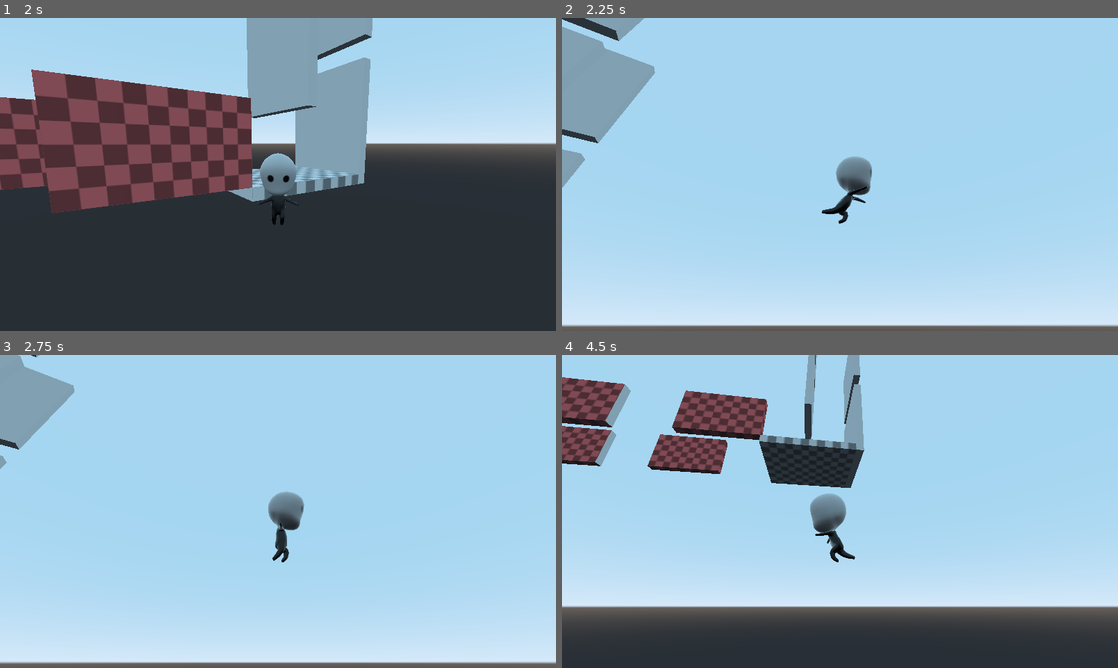
Above: before the commit, frames 1-4 (two rows, left to right).
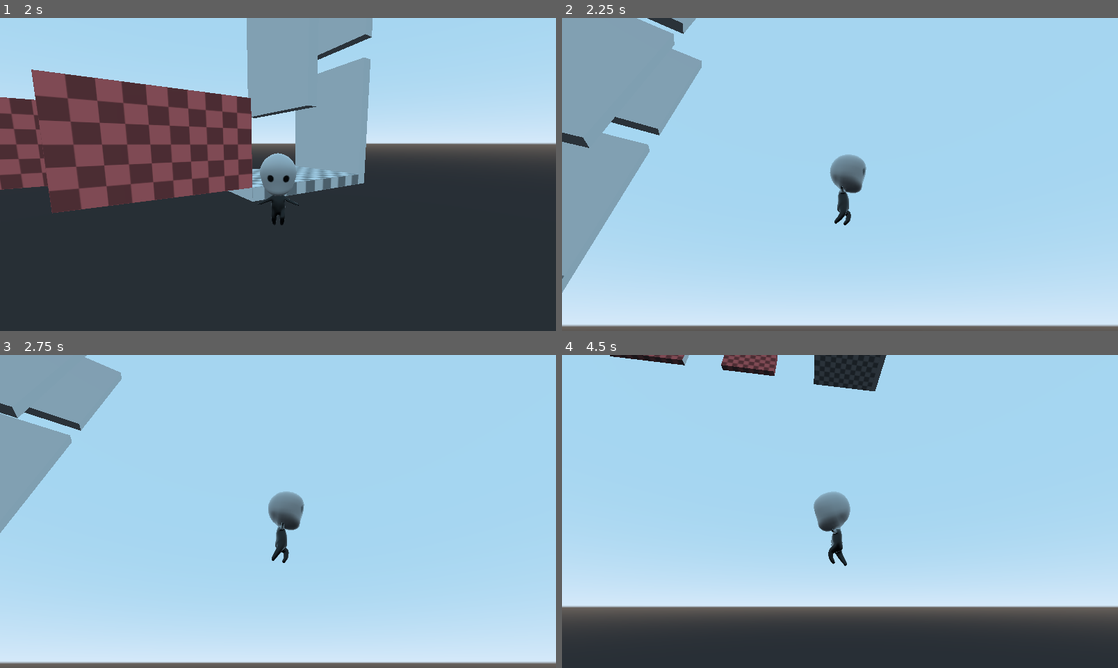
Above: after the commit, the same moments.

Repository: elegist/skyjumper
Game: Godot game, scene res://src/Main.tscn
The game is run twice, just before and just after one commit, with the same random seed, the same clock (stepped at 60 frames per second) and the same inputs.
Inputs (mouse positions are in pixels of both pictures, inside the frame that each line leads up to):
- Up to frame 1 (2 s): move the mouse to (400, 158) at 0.52 s; hold D (move_right) 0.53-1.28 s; hold Shift (dash) 0.53-1.28 s; tap Space (jump) at 0.77, 1.52 s; move the mouse to (166, 190) at 1.27 s; hold S (move_down) from 1.28 s (still down); tap Shift (dash) at 1.35 s
- Up to frame 2 (2.25 s): move the mouse to (895, 105) at 2.02 s; release S (move_down) at 2.03 s; hold D (move_right) from 2.03 s (still down); hold Shift (dash) from 2.03 s (still down)
- Up to frame 3 (2.75 s): keep holding D (move_right); keep holding Shift (dash)
- Up to frame 4 (4.5 s): move the mouse to (812, 574) at 2.77 s; release D (move_right) at 2.78 s; release Shift (dash) at 2.78 s; hold W (move_up) 2.78-3.53 s; tap Shift (dash) at 2.85, 4.35 s; tap Space (jump) at 3.02, 3.77 s; move the mouse to (1006, 558) at 3.52 s; hold Shift (dash) 3.53-4.28 s; hold A (move_left) from 3.53 s (still down); tap Enter at 4.25 s; move the mouse to (673, 464) at 4.27 s

Frame 1 is identical in both runs. In frame 2, 8.4% of the frame differs, in the area x 0-56%, y 0-88%; in frame 3, 4.6%; in frame 4, 12%, in the area x 0-59%, y 0-68%.

Commit message:
Add dash conditions

Diff:
--- a/src/player/Player.gd
+++ b/src/player/Player.gd
@@ -4,6 +4,8 @@
 
 var is_dashing: bool = false
 var is_wall_running: bool = false
+
+var can_dash: bool = false
 
 export var gravity: float = -40.0
 
@@ -86,17 +88,20 @@
 		jump_count = max_jump_count
 		is_dashing = false
 		is_wall_running = false
+		can_dash = true
 
 	if Input.is_action_just_pressed("jump") && jump_count > 0 && !is_on_wall():
 		apply_jump()
 	elif Input.is_action_just_released("jump") && velocity.y > jump_height / 2:
 		velocity.y = jump_height / 2
 
-	if Input.is_action_just_pressed("dash") && !is_on_floor():
+	if Input.is_action_just_pressed("dash") && !is_on_floor() && can_dash:
 		apply_dash(move_direction, delta)
 		dash_direction = move_direction
+		can_dash = false
 
 	if is_on_wall() && !is_on_floor():
+		can_dash = true
 		wall_normal = get_slide_collision(0).normal
 		if Input.is_action_pressed("dash"):
 			wall_check_left.enabled = true
